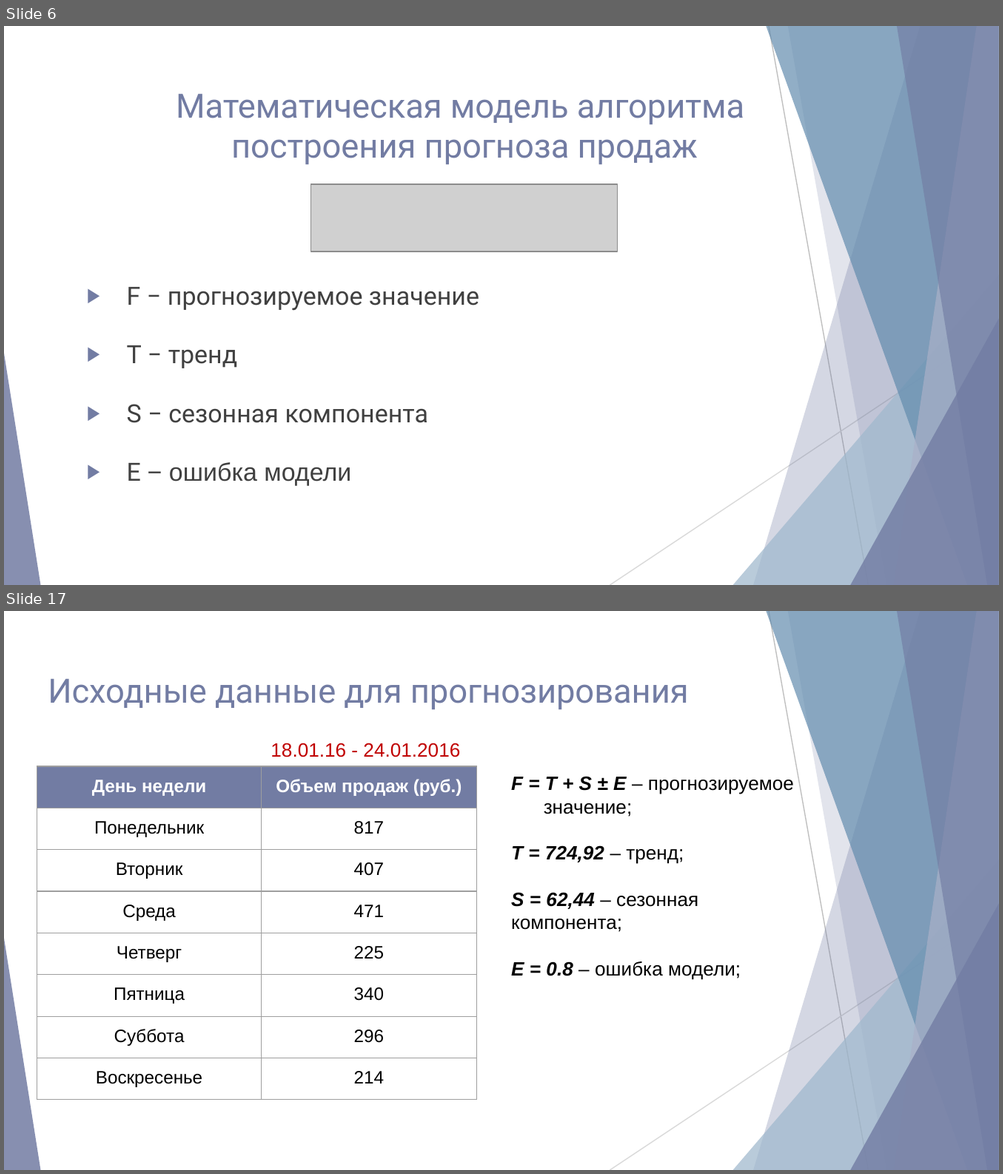
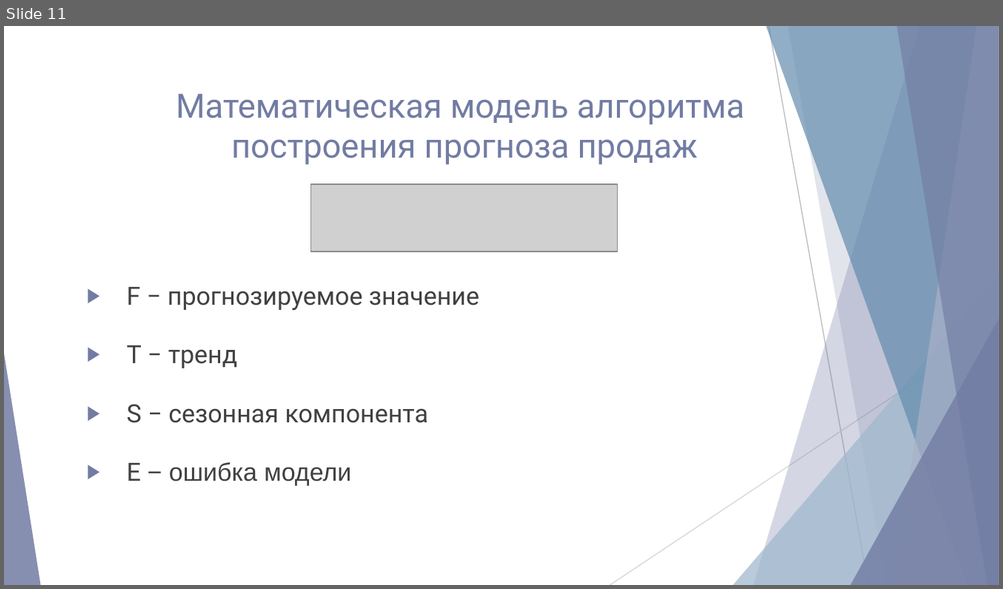
Before and after one commit to NG-Studio-Development/Dissertation, a slide deck: Диссертация/Презентация/Акимов Николай.pptx. Shown one above the other, each under a label of ours: slides 6 and 17 before the commit, slide 11 after it; the slides between them are not shown. The pictures are 1003x1174 and 1003x589 pixels, drawn with LibreOffice and Linux fonts; fonts in the diff are those of the drawing; grey boxes stand for pictures. Boxes give left, top, right and bottom in pixels: in the first picture for what was removed or moved away, otherwise in the second. Text is boxed around its words. In the diff, an @@ line names an element or a change of style, - is before the commit and + after.

```diff
--- a/Диссертация/Презентация/Акимов Николай.pptx
+++ b/Диссертация/Презентация/Акимов Николай.pptx
@@ slide 17 removed at <box>4,611,999,1170</box>, background #FFFFFF; not listed: 10 template elements that a slide beside it also shows @@
@@ title removed at <box>48,679,688,709</box> @@
-Исходные данные для прогнозирования
@@ text removed at <box>270,743,460,758</box> @@
-18.01.16 - 24.01.2016
@@ table removed at <box>37,766,476,1100</box>, 8 rows, 2 columns @@
-День недели | Объем продаж (руб.)
-Понедельник | 817
-Вторник | 407
-Среда | 471
-Четверг | 225
-Пятница | 340
-Суббота | 296
-Воскресенье | 214
@@ text removed at <box>511,776,794,980</box> @@
-F = T + S ± E – прогнозируемое значение;
-Т = 724,92 – тренд;
-S = 62,44 – сезонная компонента;
-Е = 0.8 – ошибка модели;
@@ what was slide 6 is now slide 11 @@
```
Also in this commit, not shown: 12 slides changed, 11 slides added, 9 other slides removed, 11 other files.
